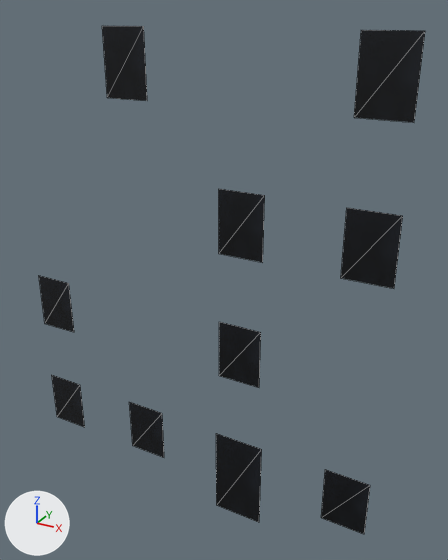
The OBJ model resources/blender/zombie_street/Street_BlockL3_Glass.obj: old version first, new version second.
Both versions are drawn from a 50 mm lens placed at (7.12, -10.92, 11.77), pointed at (0.68, 0.8, 5.91). Arrows for +X, +Y and +Z are at lower left; the lights stay in place. The picture after the commit comes second. Mesh edges are drawn as thin lines. Where no turn or scale is listed for an object, it has been applied to the vertices.

Names of what the first picture shows: 'Street_BlockL3_Glass'.
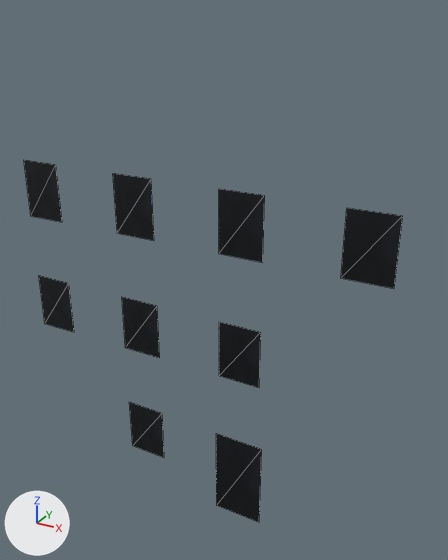
The edits, one by one:
me_street_blockl3_glass is used by ob_street_blockl3_glass; location (0.0, 0.0, 0.0).
me_street_blockl3_glass had 40 vertices, 20 faces and spanned x -4.74..4.74, y 0.22..0.23, z -0.43..11.42.
me_street_blockl3_glass now has 36 vertices, 18 faces and spans x -4.74..4.74, y 0.22..0.23, z -0.43..8.27.
me_street_blockl3_glass part 1: the loose piece of 4 vertices spanning x -1.93..-0.87, y 0.23, z 9.95..11.42 is moved by (-2.8, 0.0, -3.15).
me_street_blockl3_glass part 2: the loose piece of 4 vertices spanning x -4.74..-3.66, y 0.23, z 0.5..1.97 is moved by (2.8, 0.0, 3.15).
me_street_blockl3_glass part 3: the loose piece of 4 vertices spanning x 3.66..4.74, y 0.23, z 9.95..11.42 is moved by (-5.6, 0.0, -3.15).
me_street_blockl3_glass part 4: the loose piece of 4 vertices spanning x 3.66..4.74, y 0.23, z 0.5..1.97 is deleted.

Boxes (x1, y1, x2, y2) around the edits, measured in the pictures (448 x 560 px; the box of a moved part takes in the faces that stretch with it):
'Street_BlockL3_Glass', reshaped (29% shorter): before (39, 26, 425, 534); after (24, 160, 403, 522)
part 1 of me_street_blockl3_glass, moved or reshaped: before (102, 26, 147, 101); after (24, 160, 62, 222)
part 2 of me_street_blockl3_glass, moved or reshaped: before (52, 375, 85, 427); after (122, 297, 160, 358)
part 3 of me_street_blockl3_glass, moved or reshaped: before (354, 30, 425, 122); after (113, 173, 154, 241)
part 4 of me_street_blockl3_glass, deleted: before (321, 470, 370, 534)
